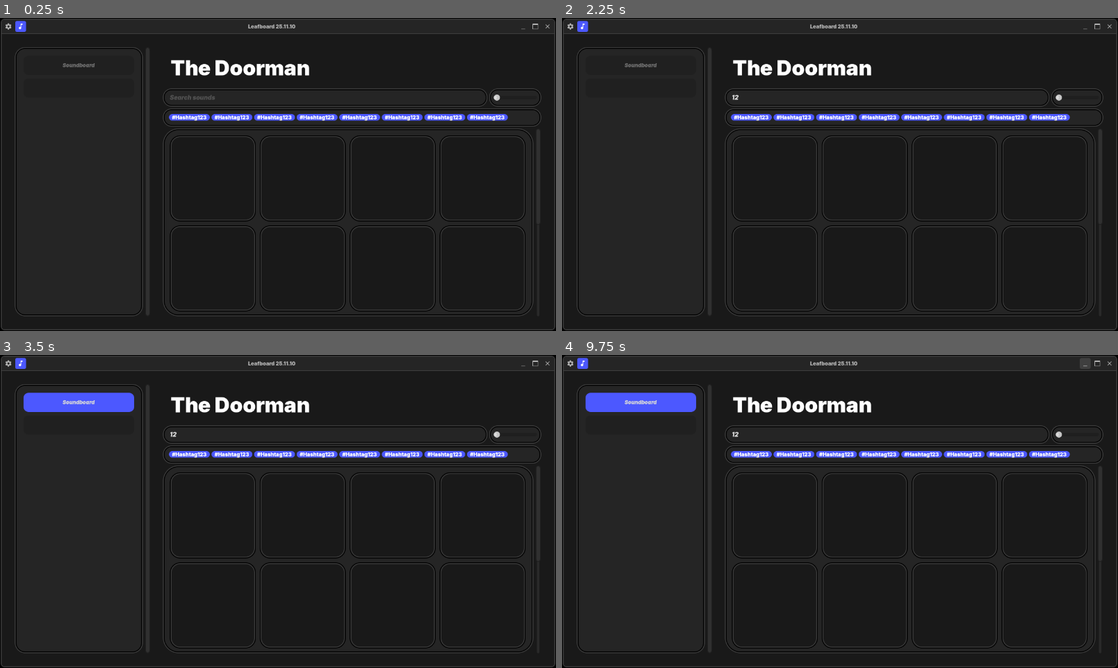
Above: before the commit, frames 1-4 (two rows, left to right).
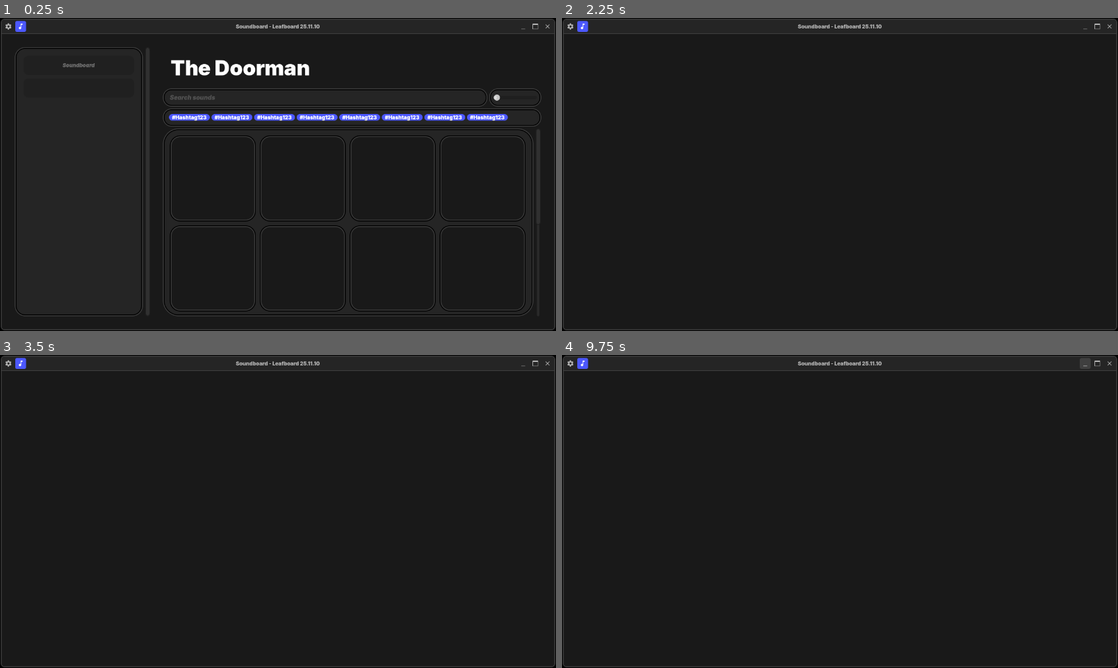
Above: after the commit, the same moments.

Repository: Dinno-DEV/leafboard
Game: Godot game, scene res://root_scenes/MainScene.tscn
Two runs of this game, one before a commit and one after it. Both use one fixed random seed, a clock stepped at 60 frames per second and the inputs below.
Inputs (mouse positions are in pixels of both pictures, inside the frame that each line leads up to):
- Up to frame 1 (0.25 s): no input
- Up to frame 2 (2.25 s): click (884, 96) at 0.52 s; type "12" at 0.6 s; click (573, 27) at 1.25 s; click (584, 27) at 2 s
- Up to frame 3 (3.5 s): click (77, 401) at 2.75 s, where only the run before the commit has a clickable "Soundboard"
- Up to frame 4 (9.75 s): click (562, 355) at 3.5 s; click (562, 511) at 4.25 s; click (562, 667) at 5 s; click (840, 355) at 5.75 s; click (840, 667) at 6.5 s; click (1117, 355) at 7.25 s; click (1117, 511) at 8 s; click (1117, 667) at 8.75 s; click (1084, 364) at 9.5 s

The runs differ from the first frame. In frame 1, 0.1% of the frame differs, in the area x 42-58%, y 2-4%; in frame 2, 5.8%; in frame 3, 7.0%, in the area x 2-98%, y 2-96%; in frame 4, 7.0%.

Commit message:
Update WindowHeader.tscn

Diff:
--- a/components/WindowHeader.tscn
+++ b/components/WindowHeader.tscn
@@ -6,6 +6,7 @@
 [ext_resource type="Texture2D" uid="uid://kw3bpgkpta6p" path="res://assets/icons/Settings.png" id="2_ym4c7"]
 [ext_resource type="Texture2D" uid="uid://dmpnn7nylqe2g" path="res://assets/icons/Audio.png" id="4_h4syd"]
 [ext_resource type="Texture2D" uid="uid://d1jsfonx3fery" path="res://assets/icons/Minimize.png" id="5_woma4"]
+[ext_resource type="Script" uid="uid://dg4en6imq2d6f" path="res://custom_node_scripts/SelectorTitleDisplayer.gd" id="6_qsy51"]
 [ext_resource type="Texture2D" uid="uid://p0yc0ygnhemt" path="res://assets/icons/Maximize.png" id="6_u6jl0"]
 [ext_resource type="Texture2D" uid="uid://dpydd7qfy1c40" path="res://assets/icons/Cross.png" id="7_1pa1v"]
 
@@ -32,6 +33,7 @@
 offset_bottom = -3.0
 grow_horizontal = 2
 grow_vertical = 2
+theme_override_constants/separation = 0
 
 [node name="Selector" type="BoxContainer" parent="HBoxContainer"]
 layout_mode = 2
@@ -48,7 +50,7 @@
 icon_alignment = 1
 expand_icon = true
 script = ExtResource("2_b1gva")
-button_id = "ContentSettings"
+button_id = "Settings"
 metadata/_custom_type_script = "uid://coi3puogpj6af"
 
 [node name="Soundboard" type="Button" parent="HBoxContainer/Selector"]
@@ -58,14 +60,21 @@
 icon_alignment = 1
 expand_icon = true
 script = ExtResource("2_b1gva")
-button_id = "ContentSoundboard"
+button_id = "Soundboard"
 metadata/_custom_type_script = "uid://coi3puogpj6af"
 
-[node name="Label" type="Label" parent="HBoxContainer"]
+[node name="Padding28px" type="Control" parent="HBoxContainer"]
+custom_minimum_size = Vector2(28, 0)
+layout_mode = 2
+
+[node name="Label" type="Label" parent="HBoxContainer" node_paths=PackedStringArray("selector")]
 layout_mode = 2
 size_flags_horizontal = 6
 mouse_filter = 1
-text = "Leafboard 25.11.10"
+script = ExtResource("6_qsy51")
+suffix = " - Leafboard 25.11.10"
+selector = NodePath("../Selector")
+metadata/_custom_type_script = "uid://dg4en6imq2d6f"
 
 [node name="HBoxContainer" type="HBoxContainer" parent="HBoxContainer"]
 layout_mode = 2
Not shown: 1 places in components/WindowHeader.tscn that only renumber resources
